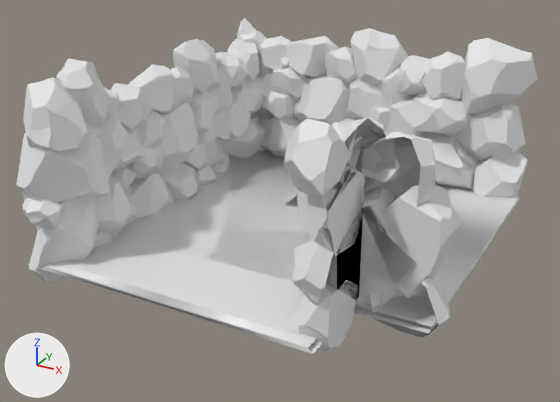
The FBX model Assets/Models/cave_corner_topless.fbx, before and after one commit.
Both versions are drawn from a 50 mm camera at (15.3, -27.8, 14.3) aimed at (0.5, -0.9, 0.9). Arrows for +X, +Y and +Z are at lower left; the lights stay in place. Where no turn or scale is listed for an object, it has been applied to the vertices.
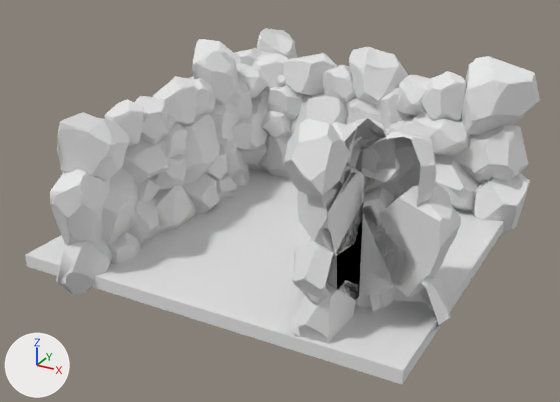
The newer file is also rescaled (x0.377), turned or shifted as a whole; pictures and numbers use the older file's frame.

Boxes (x1, y1, x2, y2) around the edits, measured in the pictures (560 x 402 px):
'Cube.018', deleted
    before: (17, 18, 537, 283)
'Cube.056', deleted
    before: (28, 150, 520, 354)
    faces in mat_material_004 (white #e7e7e7): (58, 150, 453, 346)
    faces in mat_material_005 (white #e7e7e7): (127, 150, 520, 327)
    faces in mat_material_003 (white #e7e7e7): (28, 263, 323, 354)
    faces in mat_material (white #e7e7e7): (28, 201, 517, 334)
'Cube.118', added
    after: (50, 28, 297, 295)
'Cube', added
    after: (25, 170, 504, 384)
'Cube.001', added
    after: (188, 39, 540, 236)

The change, as a list of edits to the scene's bpy script:
```text
Add me_cube_001_1:
    me_cube_001_1.from_pydata(...)  # 7265 vertices, 6643 faces; spans x -7.6..10.6, y -1.7..0.0, z -6.5..1.9
Add me_cube:
    me_cube.from_pydata(...)  # a box spanning x -8.0..8.0, y -8.0..8.0, z -0.3..0.3
    me_cube.materials.append(mat_material)  # white #e7e7e7
Add me_cube_058:
    me_cube_058.from_pydata(...)  # 7265 vertices, 6643 faces; spans x 0.0..1.7, y -7.6..10.6, z -6.5..1.9
Remove ob_cube_018:
    ob_cube_018 = bpy.data.objects.new('Cube.018', me_cube_001)
    ob_cube_018.location = (7.27, 7.38, 5.45)
Remove ob_cube_056:
    ob_cube_056 = bpy.data.objects.new('Cube.056', me_cube_124)
    ob_cube_056.location = (0.0, 0.0, 0.0)
Add ob_cube_001:
    ob_cube_001 = bpy.data.objects.new('Cube.001', me_cube_001_1)
    ob_cube_001.location = (-0.83, 4.71, 4.94)
Add ob_cube:
    ob_cube = bpy.data.objects.new('Cube', me_cube)
    ob_cube.location = (1.07, -0.59, -0.34)
Add ob_cube_118:
    ob_cube_118 = bpy.data.objects.new('Cube.118', me_cube_058)
    ob_cube_118.location = (-4.24, -1.99, 4.75)
```
